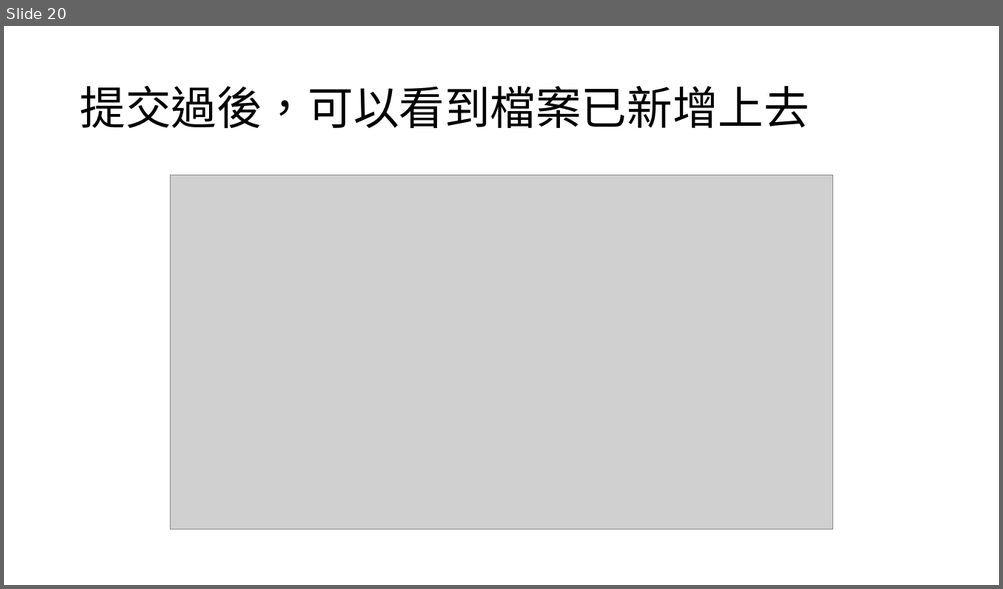
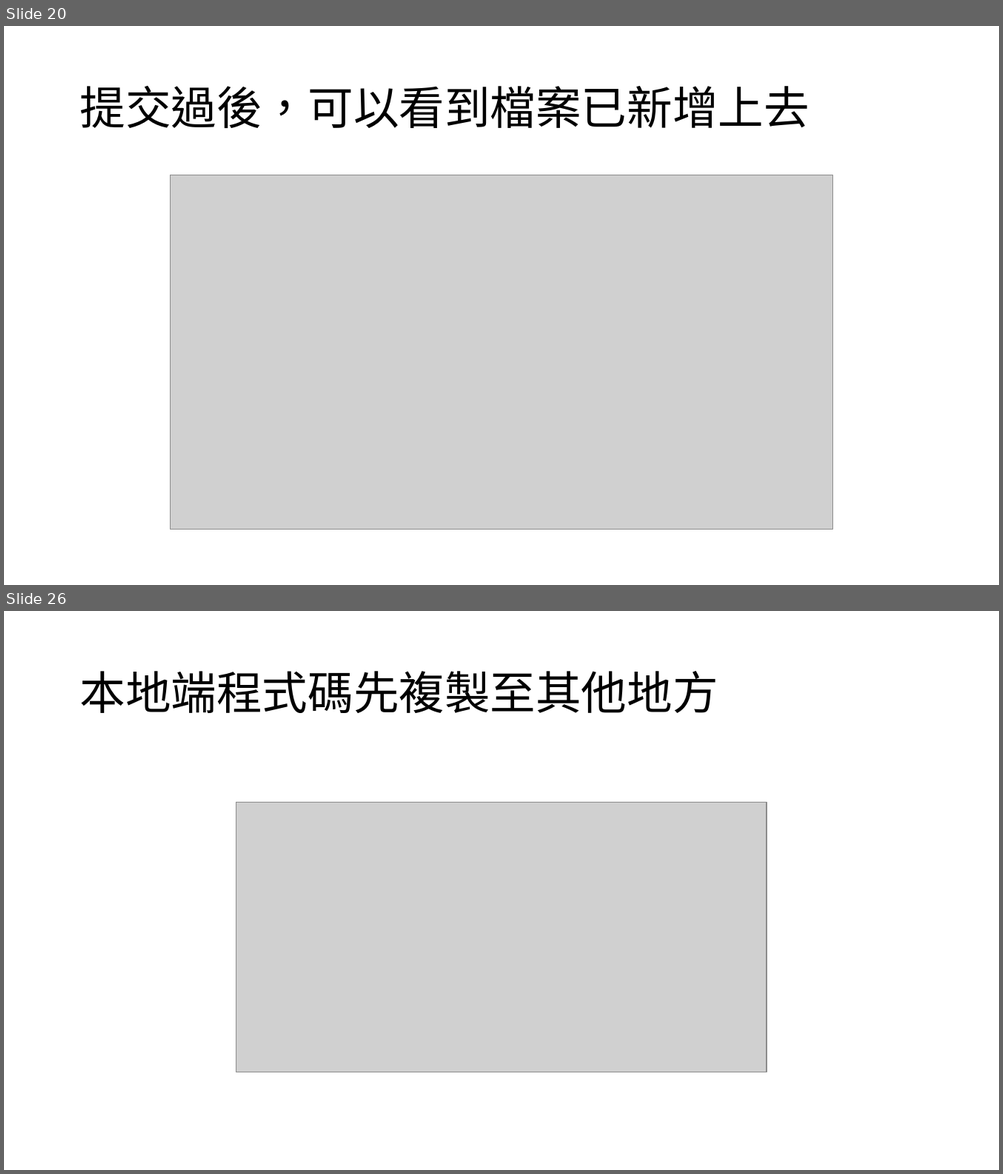
Before and after one commit to ShyDawTon/AIprogram, a slide deck: git使用教學.pptx. Shown one above the other, each under a label of ours: slide 20 before the commit, slides 20 and 26 after it; the slides between them are not shown. The pictures are 1003x589 and 1003x1174 pixels, drawn with LibreOffice and Linux fonts; fonts in the diff are those of the drawing; grey boxes stand for pictures. Boxes give left, top, right and bottom in pixels: in the first picture for what was removed or moved away, otherwise in the second. Text is boxed around its words. In the diff, an @@ line names an element or a change of style, - is before the commit and + after.

```diff
--- a/git使用教學.pptx
+++ b/git使用教學.pptx
@@ slide 26 added at (x1=4, y1=611, x2=999, y2=1170), background #FFFFFF @@
@@ title added at (x1=79, y1=671, x2=717, y2=713), 44 pt, text #000000 @@
+本地端程式碼先複製至其他地方
@@ picture added at (x1=236, y1=802, x2=765, y2=1072) @@
```
Also in this commit, not shown: 9 other slides added.
